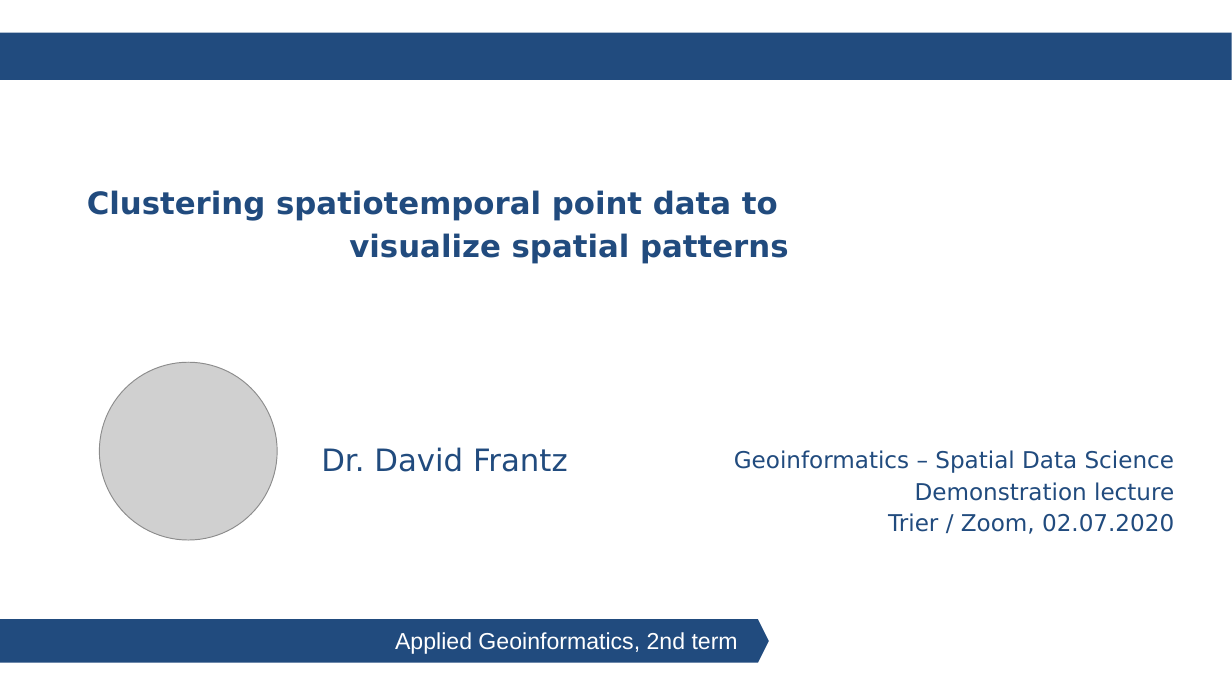
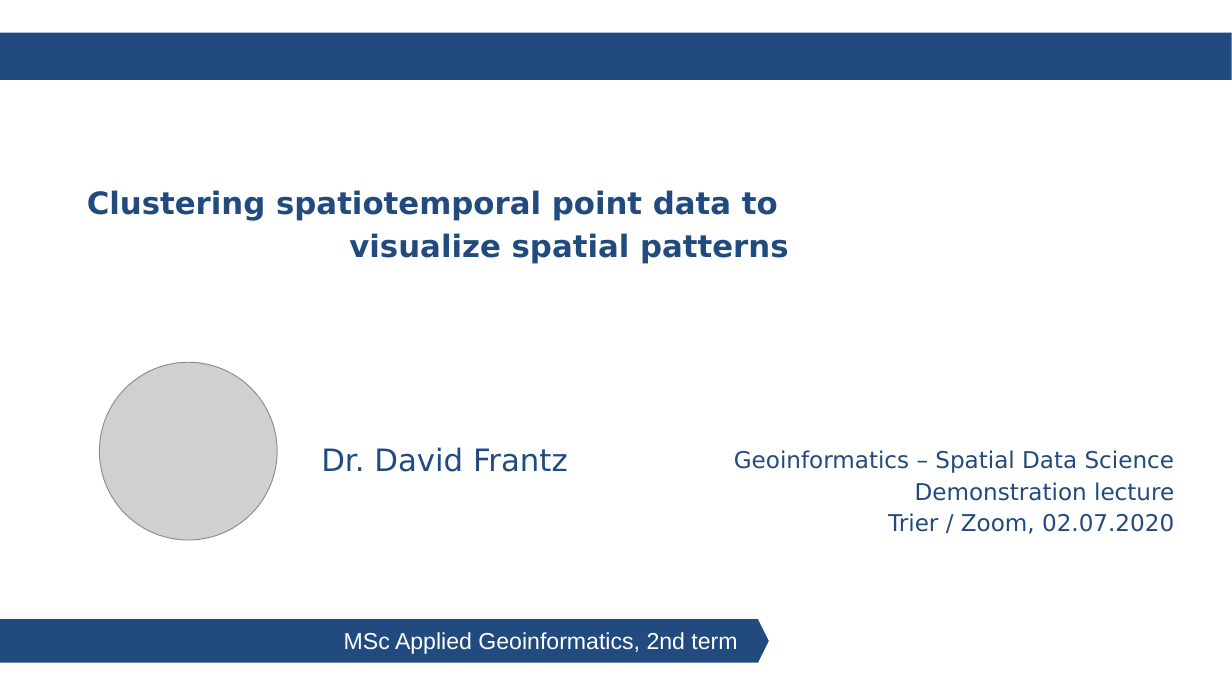
Before and after one commit to davidfrantz/covid19, a slide deck: slide 1 of material/spatio-temporal-clustering.pptx. Drawn at 1232x693 pixels with LibreOffice and Linux fonts; fonts in the diff are those of the drawing; grey boxes stand for pictures. Boxes give left, top, right and bottom in pixels: in the first picture for what was removed or moved away, otherwise in the second. Text is boxed around its words. In the diff, an @@ line names an element or a change of style, - is before the commit and + after.

```diff
--- a/material/spatio-temporal-clustering.pptx
+++ b/material/spatio-temporal-clustering.pptx
@@ text at <box>344,632,737,654</box>: text changed @@
-Applied Geoinformatics, 2nd term
+MSc Applied Geoinformatics, 2nd term
```
Also in this commit, not shown: 23 other slides changed, 5 slides added, 4 slides removed, 1 other file.
